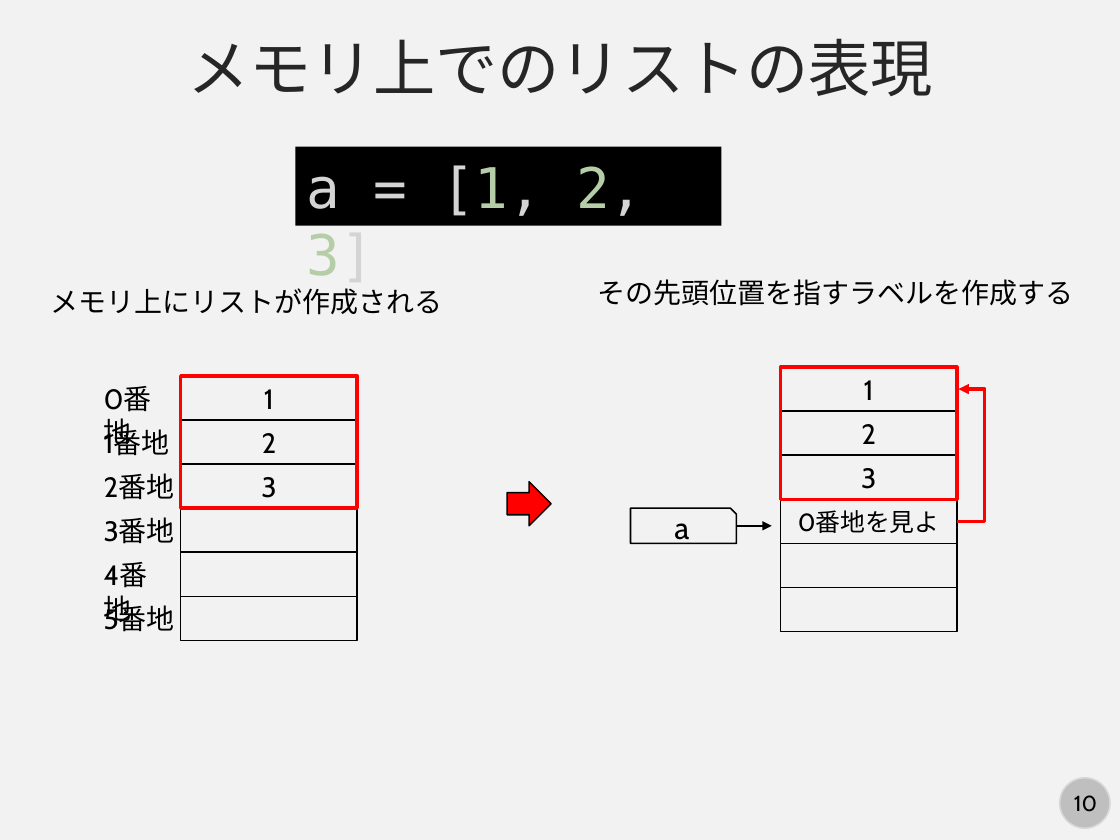
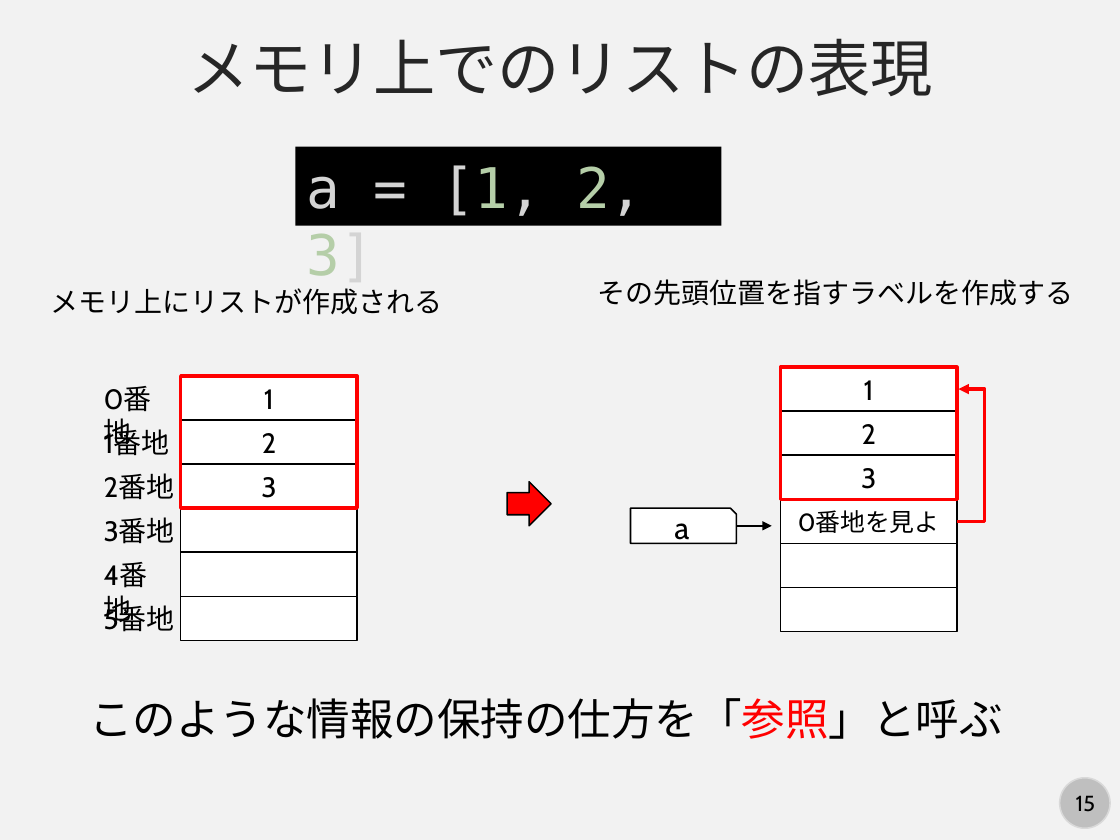
Before and after one commit to kaityo256/python_zero, a slide deck: slide 15 of list/fig/slide.pptx (slide 10 before the commit). Drawn at 1120x840 pixels with LibreOffice and Linux fonts; fonts in the diff are those of the drawing. Boxes give left, top, right and bottom in pixels: in the first picture for what was removed or moved away, otherwise in the second. Text is boxed around its words. In the diff, an @@ line names an element or a change of style, - is before the commit and + after.

```diff
--- a/list/fig/slide.pptx
+++ b/list/fig/slide.pptx
@@ text added at (x1=89, y1=698, x2=1002, y2=739), 28 pt, text #000000 @@
+このような情報の保持の仕方を「参照」と呼ぶ
@@ page number at (x1=1076, y1=795, x2=1095, y2=812): text changed @@
-10
+15
```
Also in this commit, not shown: 5 other slides changed, 8 slides added.
